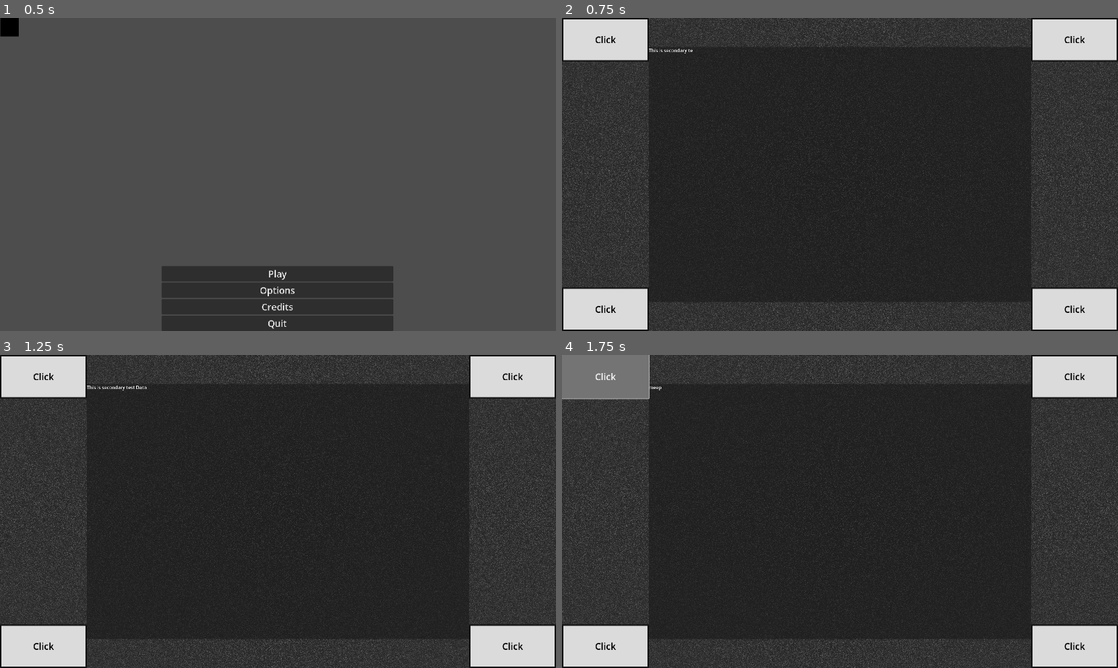
Above: before the commit, frames 1-4 (two rows, left to right).
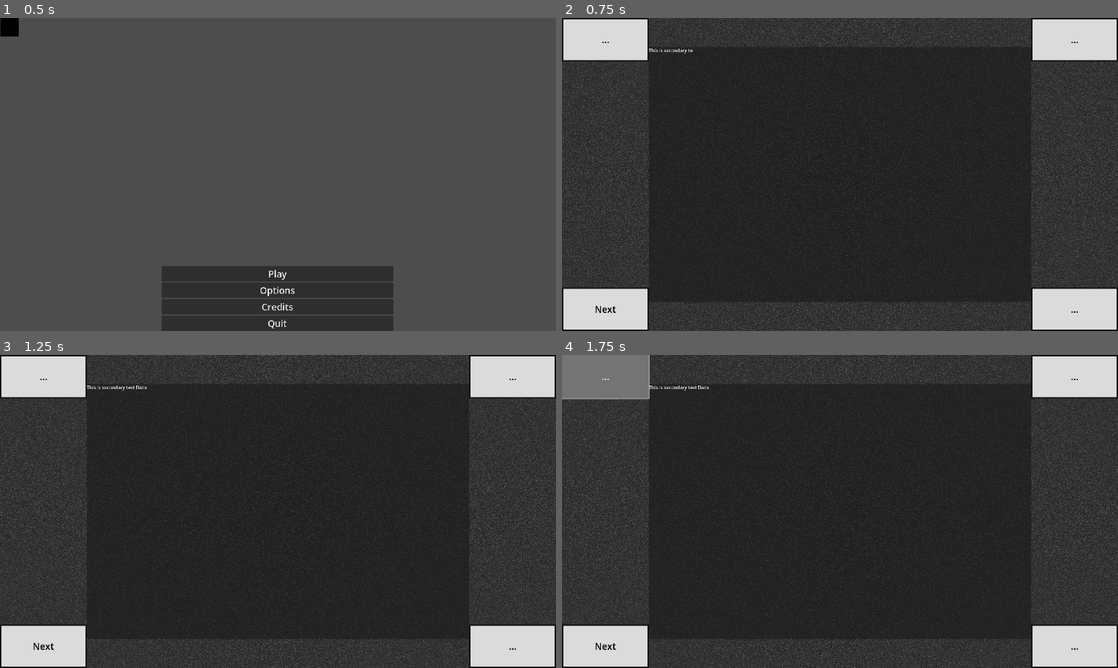
Above: after the commit, the same moments.

Repository: NepKitsuna/Project_Sp00k
Game: Godot game, scene res://Screens/Title_Scene.tscn
Two runs of this game, one before a commit and one after it. Both use one fixed random seed, a clock stepped at 60 frames per second and the inputs below. Video files are missing from this copy of the repository; at most half a second of black plays in their place.
Inputs:
- Up to frame 1 (0.5 s): no input
- Up to frame 2 (0.75 s): click "Play" at 0.5 s
- Up to frame 3 (1.25 s): no input
- Up to frame 4 (1.75 s): click "Click" (after the commit: "...") at 1.25 s

Frame 1 is identical in both runs. In frame 2, 0.2% of the frame differs, in the area x 6-95%, y 5-95%; in frame 3, 0.2%; in frame 4, 0.3%.

Commit message:
Buttons work here, simple code to be ported if we want it.

Diff:
--- a/Scripts/GameLogic.gd
+++ b/Scripts/GameLogic.gd
@@ -1,6 +1,10 @@
 extends Node
 
 var roomText
+var B1HText
+var B2HText
+var B3HText
+var B4HText
 
 var roomCurrent
 var emptySeen = 0
@@ -11,11 +15,21 @@
 	#Example
 	#scpControl.createSCP(000, "Class", "Entry", 0 )
 	createSCP(7754, "Keter", "A thing that kills you", 1 )
+	createSCP(529, "safe", "Josie, the Half Cat", 1)
+	createSCP(055, "safe", "Antimeme", 1)
 
 	roomText = $"CanvasLayer/MarginContainer/Textbox/Text Overlay/Dialogue"
+	B1HText = $CanvasLayer/MarginContainer/Buttons/bottomLeft_Button
+	B2HText = $CanvasLayer/MarginContainer/Buttons/bottomRight_Button
+	B3HText = $CanvasLayer/MarginContainer/Buttons/topLeft_Button
+	B4HText = $CanvasLayer/MarginContainer/Buttons/topRight_Button
 
 	CreateRoom()
 	roomText.setRoomText(roomCurrent.roomDialogue)
+	B1HText.set_text(roomCurrent.B1Text)
+	B2HText.set_text(roomCurrent.B2Text)
+	B3HText.set_text(roomCurrent.B3Text)
+	B4HText.set_text(roomCurrent.B4Text)
 
 	pass
 
@@ -29,12 +43,20 @@
 		pass
 
 	roomText.setRoomText(roomCurrent.roomDialogue)
+	B1HText.set_text(roomCurrent.B1Text)
+	B2HText.set_text(roomCurrent.B2Text)
+	B3HText.set_text(roomCurrent.B3Text)
+	B4HText.set_text(roomCurrent.B4Text)
 	return
 
 class Room extends Node2D:
 
 	#var roomType = ""
 	var rSCP
+	var B1Text = "Next"
+	var B2Text = "..."
+	var B3Text = "..."
+	var B4Text = "..."
 	var roomDialogue = "Connection terminated.
 I'm sorry to interrupt you, Elizabeth.
 If you still even remember that name.
@@ -60,6 +82,14 @@
 
 	func getRoomDialogue():
 		return roomDialogue
+	func getB1Text():
+		return B1Text
+	func getB2Text():
+		return B2Text
+	func getB3Text():
+		return B3Text
+	func getB4Text():
+		return B4Text
 
 
 #Class for holding SCP Data
@@ -106,6 +136,7 @@
 	var newRoom = Room.new()
 
 	var emptyWeight = max(1, roomsVisited/max(1, emptySeen)) * 4
+	var safeWeight = max(1, roomsVisited/max(1, emptySeen))
 	#Weight of highest SCP weight
 	var hNum = 0
 	var tempSCP
@@ -119,9 +150,13 @@
 	if	emptyWeight < hNum:
 		newRoom.rSCP = tempSCP
 		pass
+
 	else:
 		newRoom.roomDialogue = roomDia[randi_range(0, roomDia.size() - 1)]
-
+		newRoom.B1Text = "Next"
+		newRoom.B2Text = "..."
+		newRoom.B3Text = "..."
+		newRoom.B4Text = "..."
 	roomCurrent = newRoom
 
 	pass
@@ -131,29 +166,48 @@
 
 	match _scp.scpID:
 		000:
+			roomCurrent.B1Text = "..."
+			roomCurrent.B2Text = "..."
+			roomCurrent.B3Text = "..."
+			roomCurrent.B4Text = "..."
 			return "you done fucked up"
 		7754:
 			roomCurrent.roomDialogue = "Oh no, it's " + _scp.scpEntry
-
-
+			roomCurrent.B1Text = "Next"
+			roomCurrent.B2Text = "..."
+			roomCurrent.B3Text = "..."
+			roomCurrent.B4Text = "..."
+		529:
+			roomCurrent.roomDialogue = "Oh shit a cat"
+			roomCurrent.B1Text = "Next"
+			roomCurrent.B2Text = "meow"
+			roomCurrent.B3Text = "..."
+			roomCurrent.B4Text = "..."
+		055:
+			roomCurrent.roomDialogue = "I forgor"
+			roomCurrent.B1Text = "Next"
+			roomCurrent.B2Text = "..."
+			roomCurrent.B3Text = "..."
+			roomCurrent.B4Text = "..."
 
 	pass
 
 func _on_top_left_button_pressed():
-	CreateRoom()
 	pass # Replace with function body.
 
 
 func _on_top_right_button_pressed():
-	CreateRoom()
 	pass # Replace with function body.
 
 
 func _on_bottom_right_button_pressed():
-	CreateRoom()
 	pass # Replace with function body.
 
 
 func _on_bottom_left_button_pressed():
-	CreateRoom()
-	pass # Replace with function body.
+	if $CanvasLayer/MarginContainer/Buttons/bottomLeft_Button.text == "Next":
+
+		CreateRoom()
+
+	else:
+		pass # Replace with function body.
